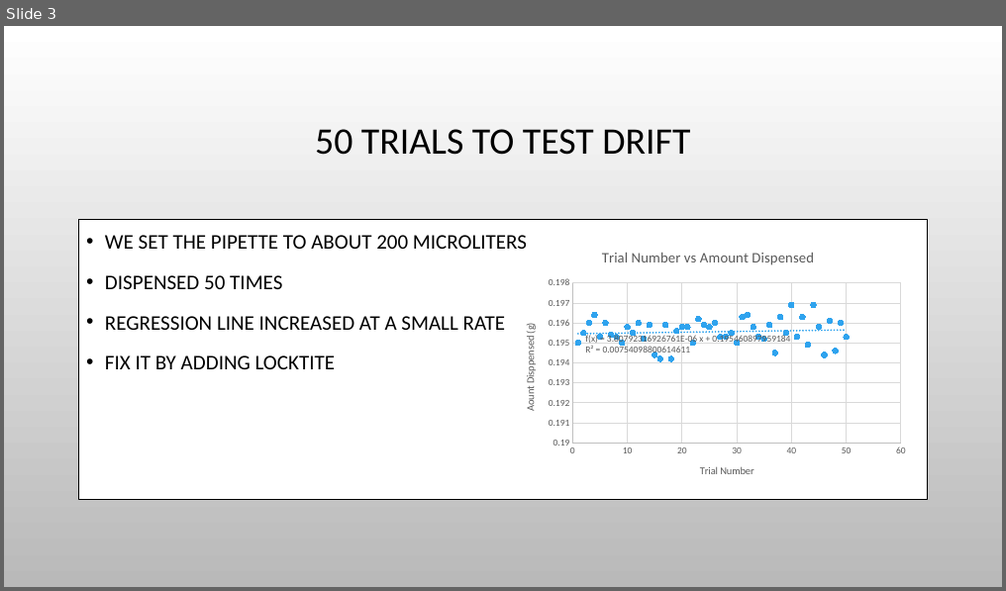
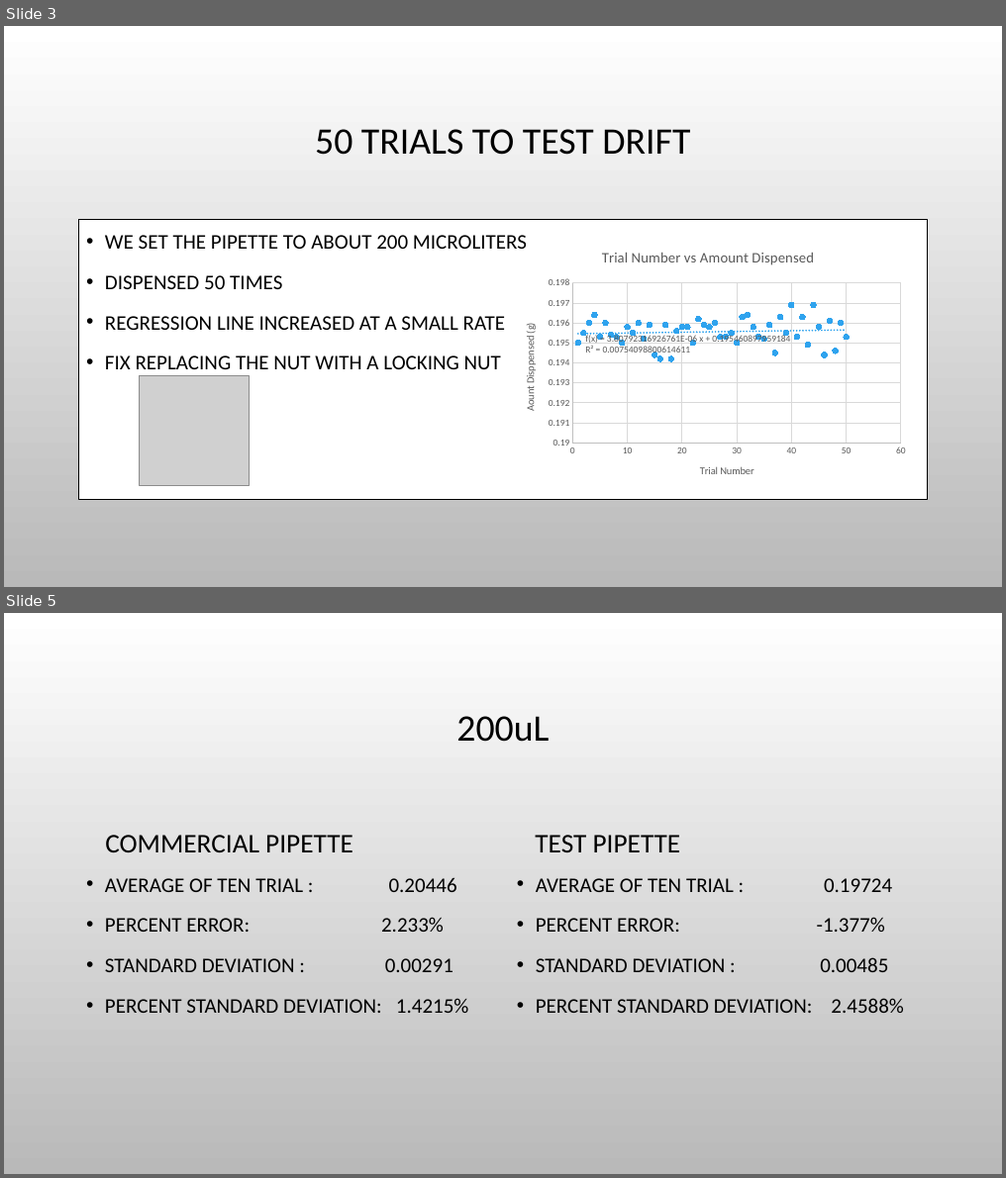
Before and after one commit to Biological-Microsystems-Laboratory/micropipette, a slide deck: Presentation1.pptx. Shown one above the other, each under a label of ours: slide 3 before the commit, slides 3 and 5 after it; the slides between them are not shown. The pictures are 1006x591 and 1006x1178 pixels, drawn with LibreOffice and Linux fonts; fonts in the diff are those of the drawing; grey boxes stand for pictures; background and template pictures are left out. Boxes give left, top, right and bottom in pixels: in the first picture for what was removed or moved away, otherwise in the second. Text is boxed around its words. In the diff, an @@ line names an element or a change of style, - is before the commit and + after.

```diff
--- a/Presentation1.pptx
+++ b/Presentation1.pptx
@@ slide 5 added at [4,613,1002,1174], background picture (left out) @@
@@ title added at [456,716,548,742], 36 pt, text #000000 @@
+200uL
@@ text added at [105,835,353,853], 26 pt, text #000000 @@
+COMMERCIAL PIPETTE
@@ text added at [535,835,681,853], 26 pt, text #000000 @@
+TEST PIPETTE
@@ text added at [105,877,469,1013], 20 pt, text #000000 @@
+• AVERAGE OF TEN TRIAL : 0.20446
+• PERCENT ERROR: 2.233%
+• STANDARD DEVIATION : 0.00291
+• PERCENT STANDARD DEVIATION: 1.4215%
@@ text added at [536,878,904,1013], 20 pt, text #000000 @@
+• AVERAGE OF TEN TRIAL : 0.19724
+• PERCENT ERROR: -1.377%
+• STANDARD DEVIATION : 0.00485
+• PERCENT STANDARD DEVIATION: 2.4588%
@@ slide 3 changed as well @@
@@ text at [105,356,501,376]: text changed @@
-• FIX IT BY ADDING LOCKTITE
+• FIX REPLACING THE NUT WITH A LOCKING NUT
@@ picture added at [140,375,250,485] @@
```
Also in this commit, not shown: 1 other slide changed, 3 other slides added, 1 slide removed, 1 other file.
